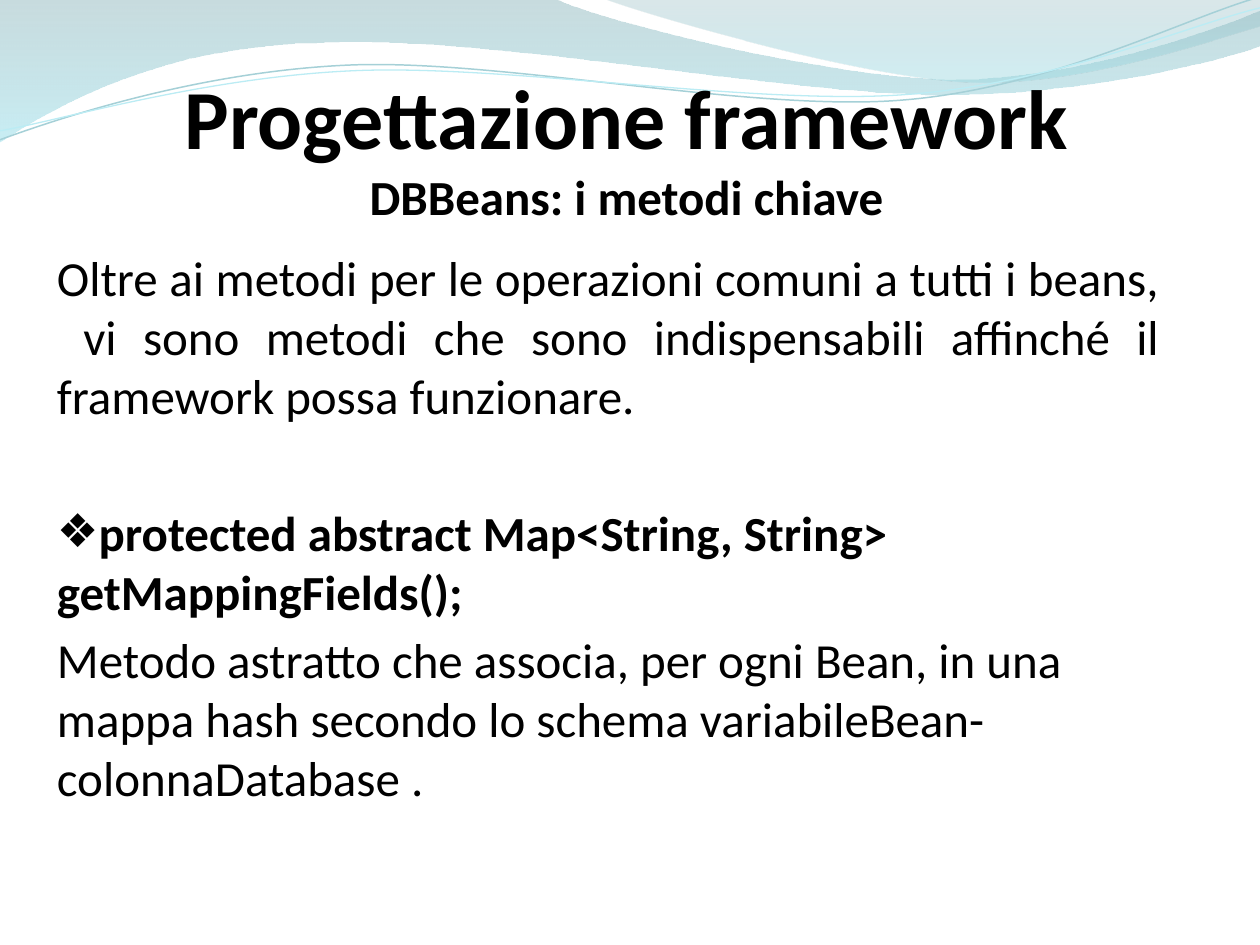
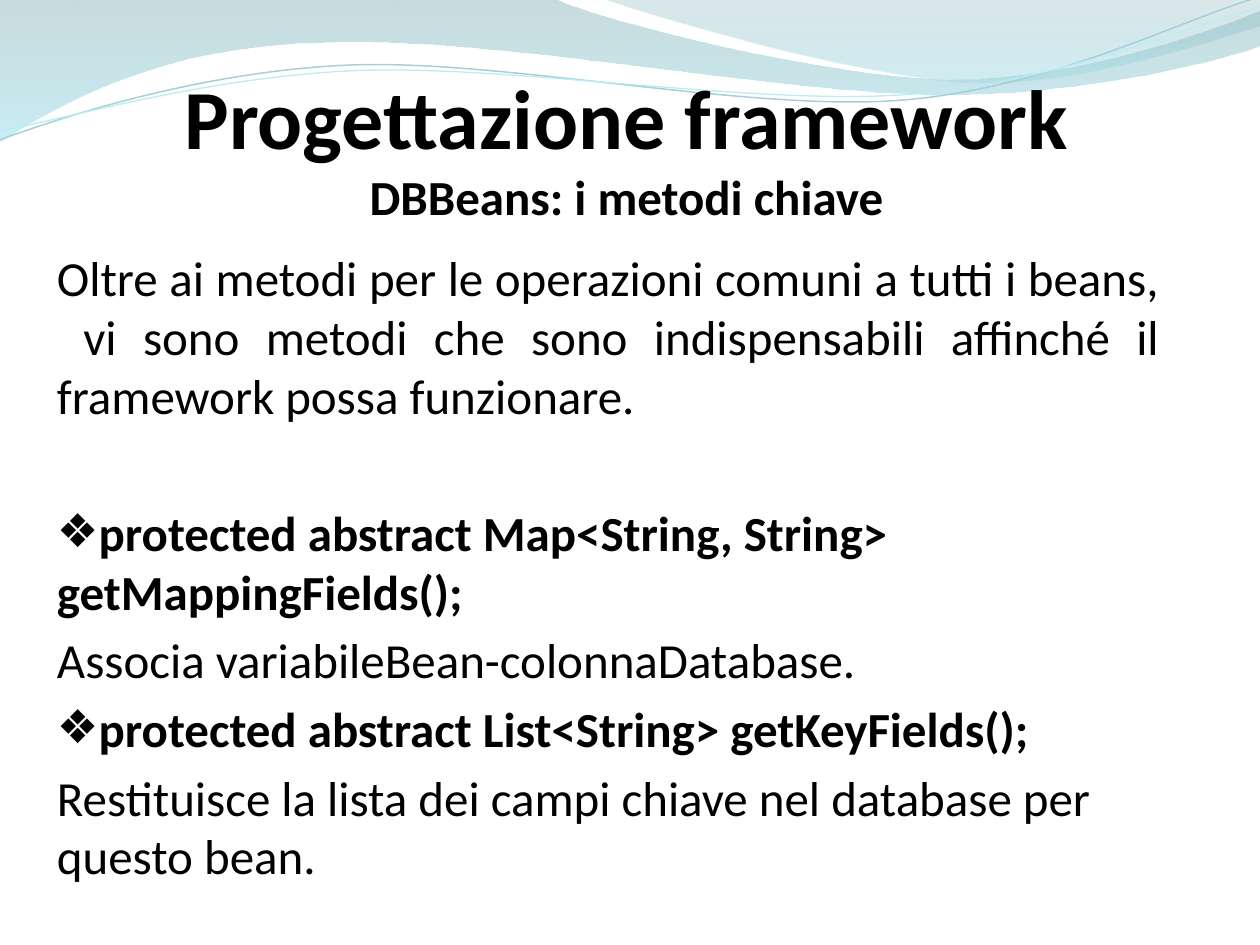
Before and after one commit to ammirate/at-silo, a slide deck: slide 69 of Presentazione/Atsilo1/[BOZZA] Atsilo_A_PresentazioneFinale copia.pptx. Drawn at 1260x945 pixels with LibreOffice and Linux fonts; fonts in the diff are those of the drawing. Boxes give left, top, right and bottom in pixels: in the first picture for what was removed or moved away, otherwise in the second. Text is boxed around its words. In the diff, an @@ line names an element or a change of style, - is before the commit and + after.

```diff
--- a/Presentazione/Atsilo1/[BOZZA] Atsilo_A_PresentazioneFinale copia.pptx
+++ b/Presentazione/Atsilo1/[BOZZA] Atsilo_A_PresentazioneFinale copia.pptx
@@ text at <box>57,644,1090,882</box>: text changed @@
-Metodo astratto che associa, per ogni Bean, in una mappa hash secondo lo schema variabileBean-colonnaDatabase .
+Associa variabileBean-colonnaDatabase.
+❖ protected abstract List<String> getKeyFields();
+Restituisce la lista dei campi chiave nel database per questo bean.
```
Also in this commit, not shown: 3 other slides changed, 1 slide removed, 1 other file.
